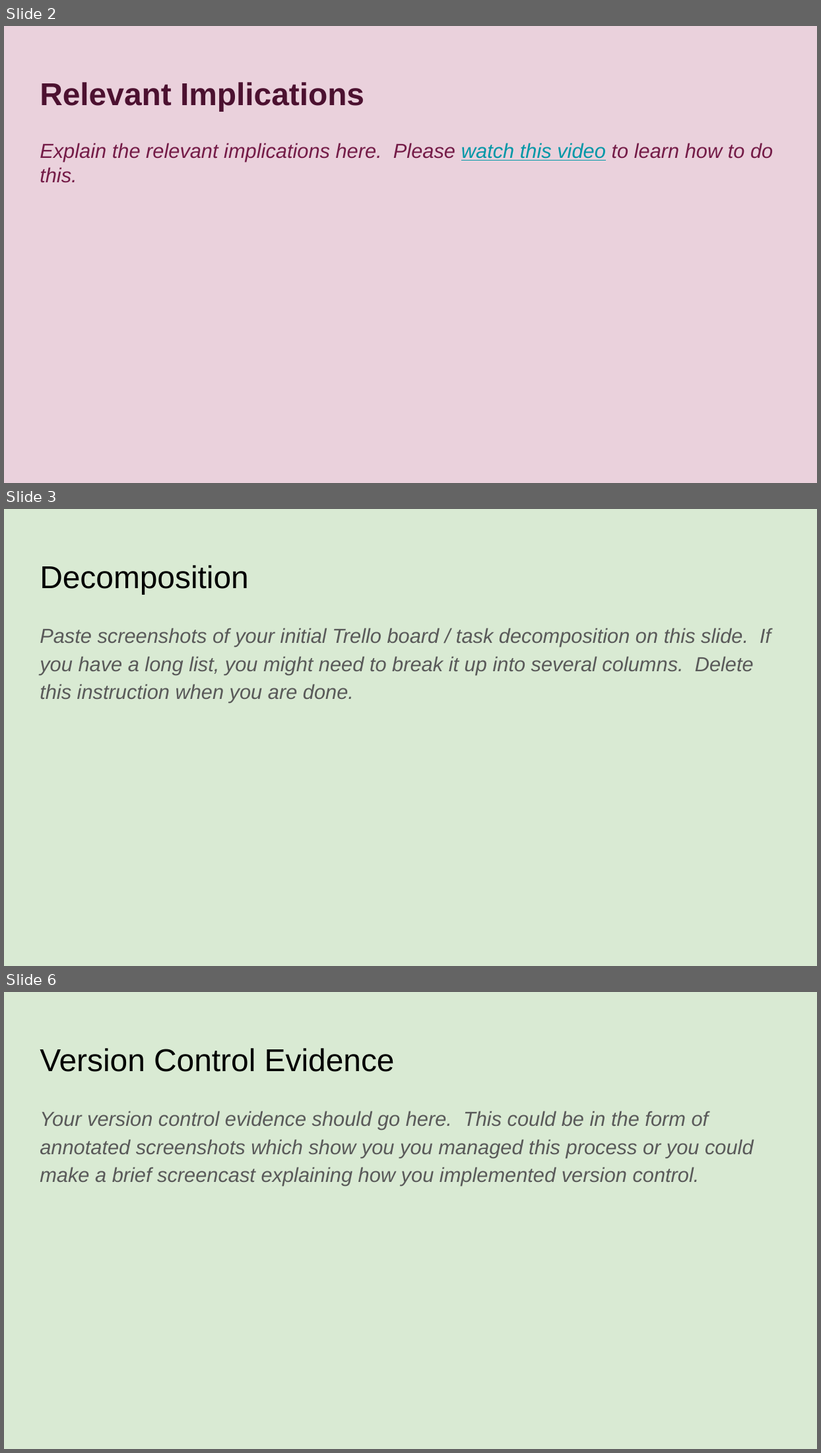
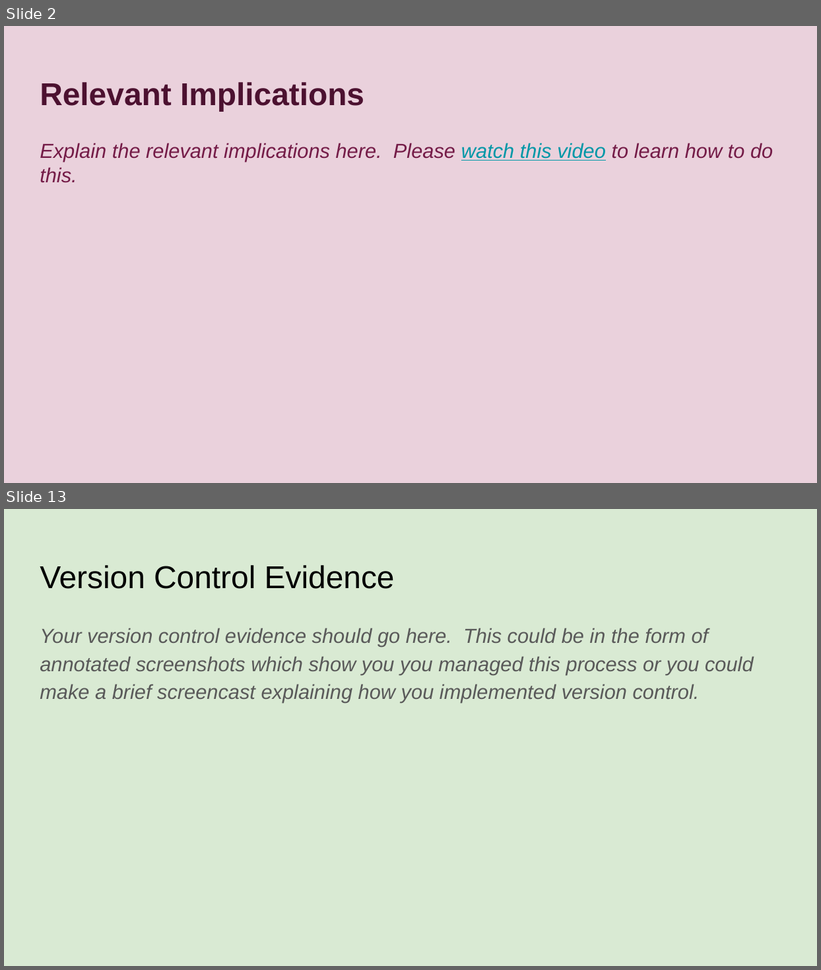
Before and after one commit to boatttt/Pizza_Bot, a slide deck: 022_91893+_+91897+Documentation.pptx. Shown one above the other, each under a label of ours: slides 2, 3 and 6 before the commit, slides 2 and 13 after it; the slides between them are not shown. The pictures are 821x1453 and 821x970 pixels, drawn with LibreOffice and Linux fonts; fonts in the diff are those of the drawing. Boxes give left, top, right and bottom in pixels: in the first picture for what was removed or moved away, otherwise in the second. Text is boxed around its words. In the diff, an @@ line names an element or a change of style, - is before the commit and + after.

```diff
--- a/022_91893+_+91897+Documentation.pptx
+++ b/022_91893+_+91897+Documentation.pptx
@@ slide 3 removed at <box>4,509,817,966</box>, background #D9EAD3 @@
@@ title removed at <box>40,565,249,594</box> @@
-Decomposition
@@ text removed at <box>40,628,771,703</box> @@
-Paste screenshots of your initial Trello board / task decomposition on this slide. If you have a long list, you might need to break it up into several columns. Delete this instruction when you are done.
@@ what was slide 6 is now slide 13 @@
```
Also in this commit, not shown: 3 slides changed, 8 slides added, 4 other files.
